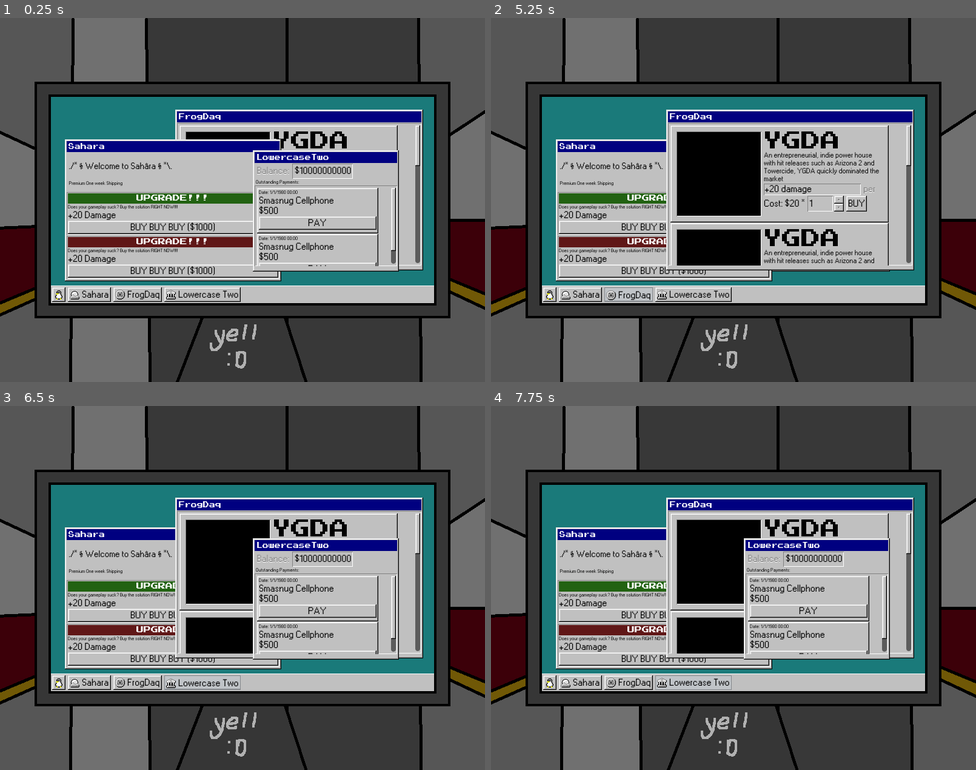
Above: before the commit, frames 1-4 (two rows, left to right).
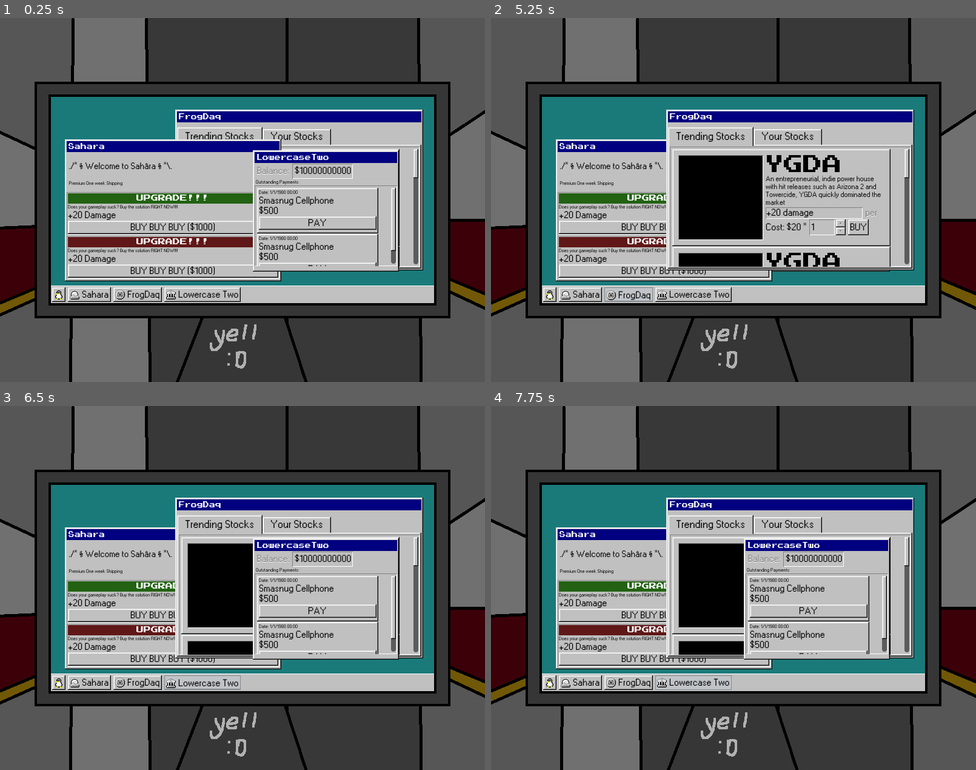
Above: after the commit, the same moments.

Repository: ygda-org/stock-strikers
Game: Godot game, scene res://gui/elevator_gui.tscn
Two runs of this game, one before a commit and one after it. Both use one fixed random seed, a clock stepped at 60 frames per second and the inputs below. This scene is started directly instead of the project's main scene.
Inputs (mouse positions are in pixels of both pictures, inside the frame that each line leads up to):
- Up to frame 1 (0.25 s): no input
- Up to frame 2 (5.25 s): click "BUY" at 0.5 s; click "BUY BUY BUY ($1000)" at 1.25 s; click "PAY" at 2 s; click (549, 294) at 2.75 s; click (549, 294) at 3.5 s; click "Sahara" at 4.25 s; click "FrogDaq" at 5 s
- Up to frame 3 (6.5 s): click "Lowercase Two" at 5.75 s
- Up to frame 4 (7.75 s): tap Enter (ui_accept) at 6.5, 6.77, 7.25, 7.52 s; move the mouse to (840, 569) at 6.52 s; hold D (move_right) 6.53-7.28 s; tap Shift (dodge) at 6.6 s; move the mouse to (636, 606) at 7.27 s; hold S (move_down) from 7.28 s (still down); click (636, 606) at 7.35 s

The runs differ from the first frame. In frame 1, 1.7% of the frame differs, in the area x 36-87%, y 28-69%; in frame 2, 7.7%; in frame 3, 4.0%; in frame 4, 4.0%.

Commit message:
minor gui modifications
sdaopksadopkasd

Diff:
--- a/assets/tempoary_assets/windows_95.tres
+++ b/assets/tempoary_assets/windows_95.tres
@@ -115,6 +115,40 @@
 texture_margin_top = 3.0
 texture_margin_right = 3.0
 texture_margin_bottom = 3.0
+
+[sub_resource type="StyleBoxTexture" id="StyleBoxTexture_el21k"]
+texture = ExtResource("1_kff6g")
+texture_margin_left = 3.0
+texture_margin_top = 3.0
+texture_margin_right = 3.0
+texture_margin_bottom = 3.0
+region_rect = Rect2(0, 1, 16, 15)
+
+[sub_resource type="StyleBoxTexture" id="StyleBoxTexture_vwe8g"]
+texture = ExtResource("1_kff6g")
+texture_margin_left = 13.0
+texture_margin_top = 3.0
+texture_margin_right = 13.0
+texture_margin_bottom = 3.0
+region_rect = Rect2(0, 0, 16, 14)
+
+[sub_resource type="StyleBoxTexture" id="StyleBoxTexture_ua0l5"]
+texture = ExtResource("1_kff6g")
+texture_margin_left = 13.0
+texture_margin_top = 3.0
+texture_margin_right = 13.0
+texture_margin_bottom = 3.0
+expand_margin_top = 3.0
+expand_margin_bottom = 2.0
+region_rect = Rect2(0, 0, 16, 14)
+
+[sub_resource type="StyleBoxTexture" id="StyleBoxTexture_21uxi"]
+texture = ExtResource("1_kff6g")
+texture_margin_left = 13.0
+texture_margin_top = 3.0
+texture_margin_right = 13.0
+texture_margin_bottom = 3.0
+region_rect = Rect2(0, 0, 16, 13)
 
 [sub_resource type="StyleBoxTexture" id="StyleBoxTexture_ivxw8"]
 texture = ExtResource("1_kff6g")
@@ -175,6 +209,15 @@
 SpinBox/styles/up_background_disabled = SubResource("StyleBoxTexture_h2cir")
 SpinBox/styles/up_background_hovered = SubResource("StyleBoxTexture_t7g60")
 SpinBox/styles/up_background_pressed = SubResource("StyleBoxTexture_2twep")
+TabContainer/colors/font_hovered_color = Color(0, 0, 0, 1)
+TabContainer/colors/font_selected_color = Color(0, 0, 0, 1)
+TabContainer/colors/font_unselected_color = Color(0, 0, 0, 1)
+TabContainer/constants/side_margin = 0
+TabContainer/font_sizes/font_size = 18
+TabContainer/styles/panel = SubResource("StyleBoxTexture_el21k")
+TabContainer/styles/tab_hovered = SubResource("StyleBoxTexture_vwe8g")
+TabContainer/styles/tab_selected = SubResource("StyleBoxTexture_ua0l5")
+TabContainer/styles/tab_unselected = SubResource("StyleBoxTexture_21uxi")
 VBoxContainer/constants/separation = 1
 VScrollBar/styles/grabber = SubResource("StyleBoxTexture_ivxw8")
 VScrollBar/styles/grabber_highlight = SubResource("StyleBoxTexture_rmfxv")
--- a/gui/elevator_gui.tscn
+++ b/gui/elevator_gui.tscn
@@ -190,28 +190,61 @@
 text = "FrogDaq"
 vertical_alignment = 1
 
-[node name="ScrollContainer" type="ScrollContainer" parent="StockPanel/MarginContainer/VBoxContainer" unique_id=1317748422]
-custom_minimum_size = Vector2(0, 235)
-layout_mode = 2
-theme = ExtResource("3_svwi6")
-
-[node name="VBoxContainer" type="VBoxContainer" parent="StockPanel/MarginContainer/VBoxContainer/ScrollContainer" unique_id=919951880]
-layout_mode = 2
-
-[node name="StockOption" parent="StockPanel/MarginContainer/VBoxContainer/ScrollContainer/VBoxContainer" unique_id=1011788072 instance=ExtResource("4_ivxw8")]
-layout_mode = 2
-
-[node name="StockOption2" parent="StockPanel/MarginContainer/VBoxContainer/ScrollContainer/VBoxContainer" unique_id=893599749 instance=ExtResource("4_ivxw8")]
-layout_mode = 2
-
-[node name="StockOption3" parent="StockPanel/MarginContainer/VBoxContainer/ScrollContainer/VBoxContainer" unique_id=234600546 instance=ExtResource("4_ivxw8")]
-layout_mode = 2
-
-[node name="StockOption4" parent="StockPanel/MarginContainer/VBoxContainer/ScrollContainer/VBoxContainer" unique_id=1821929115 instance=ExtResource("4_ivxw8")]
-layout_mode = 2
-
-[node name="StockOption5" parent="StockPanel/MarginContainer/VBoxContainer/ScrollContainer/VBoxContainer" unique_id=437835960 instance=ExtResource("4_ivxw8")]
-layout_mode = 2
+[node name="Spacer" type="Label" parent="StockPanel/MarginContainer/VBoxContainer" unique_id=82528552]
+layout_mode = 2
+
+[node name="TabContainer" type="TabContainer" parent="StockPanel/MarginContainer/VBoxContainer" unique_id=487963153]
+layout_mode = 2
+current_tab = 0
+
+[node name="Trending Stocks" type="ScrollContainer" parent="StockPanel/MarginContainer/VBoxContainer/TabContainer" unique_id=1317748422]
+custom_minimum_size = Vector2(0, 198)
+layout_mode = 2
+theme = ExtResource("3_svwi6")
+metadata/_tab_index = 0
+
+[node name="VBoxContainer" type="VBoxContainer" parent="StockPanel/MarginContainer/VBoxContainer/TabContainer/Trending Stocks" unique_id=919951880]
+layout_mode = 2
+
+[node name="StockOption" parent="StockPanel/MarginContainer/VBoxContainer/TabContainer/Trending Stocks/VBoxContainer" unique_id=1011788072 instance=ExtResource("4_ivxw8")]
+layout_mode = 2
+
+[node name="StockOption2" parent="StockPanel/MarginContainer/VBoxContainer/TabContainer/Trending Stocks/VBoxContainer" unique_id=893599749 instance=ExtResource("4_ivxw8")]
+layout_mode = 2
+
+[node name="StockOption3" parent="StockPanel/MarginContainer/VBoxContainer/TabContainer/Trending Stocks/VBoxContainer" unique_id=234600546 instance=ExtResource("4_ivxw8")]
+layout_mode = 2
+
+[node name="StockOption4" parent="StockPanel/MarginContainer/VBoxContainer/TabContainer/Trending Stocks/VBoxContainer" unique_id=1821929115 instance=ExtResource("4_ivxw8")]
+layout_mode = 2
+
+[node name="StockOption5" parent="StockPanel/MarginContainer/VBoxContainer/TabContainer/Trending Stocks/VBoxContainer" unique_id=437835960 instance=ExtResource("4_ivxw8")]
+layout_mode = 2
+
+[node name="Your Stocks" type="ScrollContainer" parent="StockPanel/MarginContainer/VBoxContainer/TabContainer" unique_id=1693536885]
+visible = false
+custom_minimum_size = Vector2(0, 198)
+layout_mode = 2
+metadata/_tab_index = 1
+
+[node name="VBoxContainer" type="VBoxContainer" parent="StockPanel/MarginContainer/VBoxContainer/TabContainer/Your Stocks" unique_id=221374261]
+layout_mode = 2
+
+[node name="StockOption" parent="StockPanel/MarginContainer/VBoxContainer/TabContainer/Your Stocks/VBoxContainer" unique_id=1928746032 instance=ExtResource("4_ivxw8")]
+layout_mode = 2
+is_shop_stock = false
+
+[node name="StockOption2" parent="StockPanel/MarginContainer/VBoxContainer/TabContainer/Your Stocks/VBoxContainer" unique_id=1584029328 instance=ExtResource("4_ivxw8")]
+layout_mode = 2
+is_shop_stock = false
+
+[node name="StockOption3" parent="StockPanel/MarginContainer/VBoxContainer/TabContainer/Your Stocks/VBoxContainer" unique_id=1324155646 instance=ExtResource("4_ivxw8")]
+layout_mode = 2
+is_shop_stock = false
+
+[node name="StockOption4" parent="StockPanel/MarginContainer/VBoxContainer/TabContainer/Your Stocks/VBoxContainer" unique_id=866893973 instance=ExtResource("4_ivxw8")]
+layout_mode = 2
+is_shop_stock = false
 
 [node name="PermPanel" type="Panel" parent="." unique_id=1795233922]
 layout_mode = 0
--- /dev/null
+++ b/gui/stock_option.gd
@@ -0,0 +1,20 @@
+extends Control
+
+##If true, is on the "trending" page. Formats to be bought
+##If false, is on "your stocks". Formats to be sold
+@export var is_shop_stock : bool = true
+
+# Called when the node enters the scene tree for the first time.
+func _ready() -> void:
+	if not is_shop_stock:
+		$VBoxContainer/BuyingRow/Dividends.visible = false
+		$VBoxContainer/EffectRow/PerTag.text = 'total'
+		$VBoxContainer/Desc.visible = false
+		$VBoxContainer/VolatitlityRow.visible = true
+		$VBoxContainer/BuyingRow/BuyButton.text = 'SELL'
+
+
+
+# Called every frame. 'delta' is the elapsed time since the previous frame.
+func _process(delta: float) -> void:
+	pass
--- a/gui/stock_option.tscn
+++ b/gui/stock_option.tscn
@@ -2,6 +2,7 @@
 
 [ext_resource type="Theme" uid="uid://qlk0jixls6nn" path="res://assets/tempoary_assets/windows_95.tres" id="1_l2qqs"]
 [ext_resource type="Texture2D" uid="uid://b6vt4te58eg6g" path="res://assets/tempoary_assets/windows95_indentbox.png" id="2_kmgha"]
+[ext_resource type="Script" uid="uid://dq0yvv7najiab" path="res://gui/stock_option.gd" id="2_v1w4h"]
 [ext_resource type="Texture2D" uid="uid://bowv2axo270vl" path="res://assets/tempoary_assets/stock_graph_1.png" id="3_kmgha"]
 [ext_resource type="FontFile" uid="uid://b2r2akjuqowjn" path="res://assets/tempoary_assets/PressStart2P.ttf" id="4_xlh3x"]
 
@@ -31,6 +32,7 @@
 grow_horizontal = 2
 grow_vertical = 2
 theme = ExtResource("1_l2qqs")
+script = ExtResource("2_v1w4h")
 
 [node name="Background" type="Panel" parent="." unique_id=1924012865]
 layout_mode = 1
@@ -112,16 +114,16 @@
 text = "An entrepreneurial, indie power house with hit releases such as Arizona 2 and Towercide, YGDA quickly dominated the market"
 autowrap_mode = 3
 
-[node name="HBoxContainer2" type="HBoxContainer" parent="VBoxContainer" unique_id=612997778]
+[node name="EffectRow" type="HBoxContainer" parent="VBoxContainer" unique_id=612997778]
 layout_mode = 2
 
-[node name="Panel" type="Panel" parent="VBoxContainer/HBoxContainer2" unique_id=1521882151]
+[node name="Panel" type="Panel" parent="VBoxContainer/EffectRow" unique_id=1521882151]
 custom_minimum_size = Vector2(160, 19)
 layout_mode = 2
 theme = ExtResource("1_l2qqs")
 theme_override_styles/panel = SubResource("StyleBoxTexture_v1w4h")
 
-[node name="MarginContainer" type="MarginContainer" parent="VBoxContainer/HBoxContainer2/Panel" unique_id=157983895]
+[node name="MarginContainer" type="MarginContainer" parent="VBoxContainer/EffectRow/Panel" unique_id=157983895]
 layout_mode = 1
 anchors_preset = 15
 anchor_right = 1.0
@@ -133,14 +135,14 @@
 theme_override_constants/margin_right = 1
 theme_override_constants/margin_bottom = 1
 
-[node name="Label" type="Label" parent="VBoxContainer/HBoxContainer2/Panel/MarginContainer" unique_id=1936898777]
+[node name="Effect" type="Label" parent="VBoxContainer/EffectRow/Panel/MarginContainer" unique_id=1936898777]
 layout_mode = 2
 size_flags_horizontal = 0
 theme = ExtResource("1_l2qqs")
 theme_override_font_sizes/font_size = 16
 text = "+20 damage"
 
-[node name="Label" type="Label" parent="VBoxContainer/HBoxContainer2" unique_id=1232994059]
+[node name="PerTag" type="Label" parent="VBoxContainer/EffectRow" unique_id=1232994059]
 layout_mode = 2
 theme_override_colors/font_color = Color(0.5019608, 0.5019608, 0.5019608, 1)
 theme_override_colors/font_shadow_color = Color(1, 1, 1, 1)
@@ -150,22 +152,37 @@
 theme_override_font_sizes/font_size = 16
 text = "per"
 
-[node name="HBoxContainer" type="HBoxContainer" parent="VBoxContainer" unique_id=979023355]
+[node name="VolatitlityRow" type="HBoxContainer" parent="VBoxContainer" unique_id=34677134]
+visible = false
+layout_mode = 2
+
+[node name="Volatility" type="Label" parent="VBoxContainer/VolatitlityRow" unique_id=1973258930]
+layout_mode = 2
+theme_override_font_sizes/font_size = 16
+text = "Volatility: "
+
+[node name="Label" type="Label" parent="VBoxContainer/VolatitlityRow" unique_id=1499526226]
+layout_mode = 2
+theme_override_colors/font_color = Color(1, 0, 0, 1)
+theme_override_font_sizes/font_size = 16
+text = "HIGH"
+
+[node name="BuyingRow" type="HBoxContainer" parent="VBoxContainer" unique_id=979023355]
 custom_minimum_size = Vector2(0, 18)
 layout_mode = 2
 theme = ExtResource("1_l2qqs")
 
-[node name="Label" type="Label" parent="VBoxContainer/HBoxContainer" unique_id=1710291029]
+[node name="DividendCost" type="Label" parent="VBoxContainer/BuyingRow" unique_id=1710291029]
 layout_mode = 2
 theme_override_font_sizes/font_size = 16
 text = "Cost: $20 *"
 
-[node name="NumberDisplay" type="SpinBox" parent="VBoxContainer/HBoxContainer" unique_id=242017968]
+[node name="Dividends" type="SpinBox" parent="VBoxContainer/BuyingRow" unique_id=242017968]
 custom_minimum_size = Vector2(60, 26)
 layout_mode = 2
 theme = ExtResource("1_l2qqs")
 value = 1.0
 
-[node name="Button" type="Button" parent="VBoxContainer/HBoxContainer" unique_id=127888415]
+[node name="BuyButton" type="Button" parent="VBoxContainer/BuyingRow" unique_id=127888415]
 layout_mode = 2
 text = "BUY"
Not shown: 1 places in gui/elevator_gui.tscn that only renumber resources
Not shown, added: gui/stock_option.gd.uid
